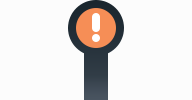
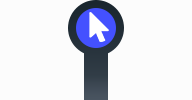
Before/after of a (192, 100) layered artwork. What changed in the layer stack:
added group "override" with 2 layers above "stalling" over [76, 8, 116, 48]
added layer "cursor" in group "override" over [89, 12, 109, 42]
added layer "Ellipse 1" (1st of 4, in "override") in group "override" over [76, 8, 116, 48]
hid group "stalling" (2 layers) over [76, 8, 116, 48]
